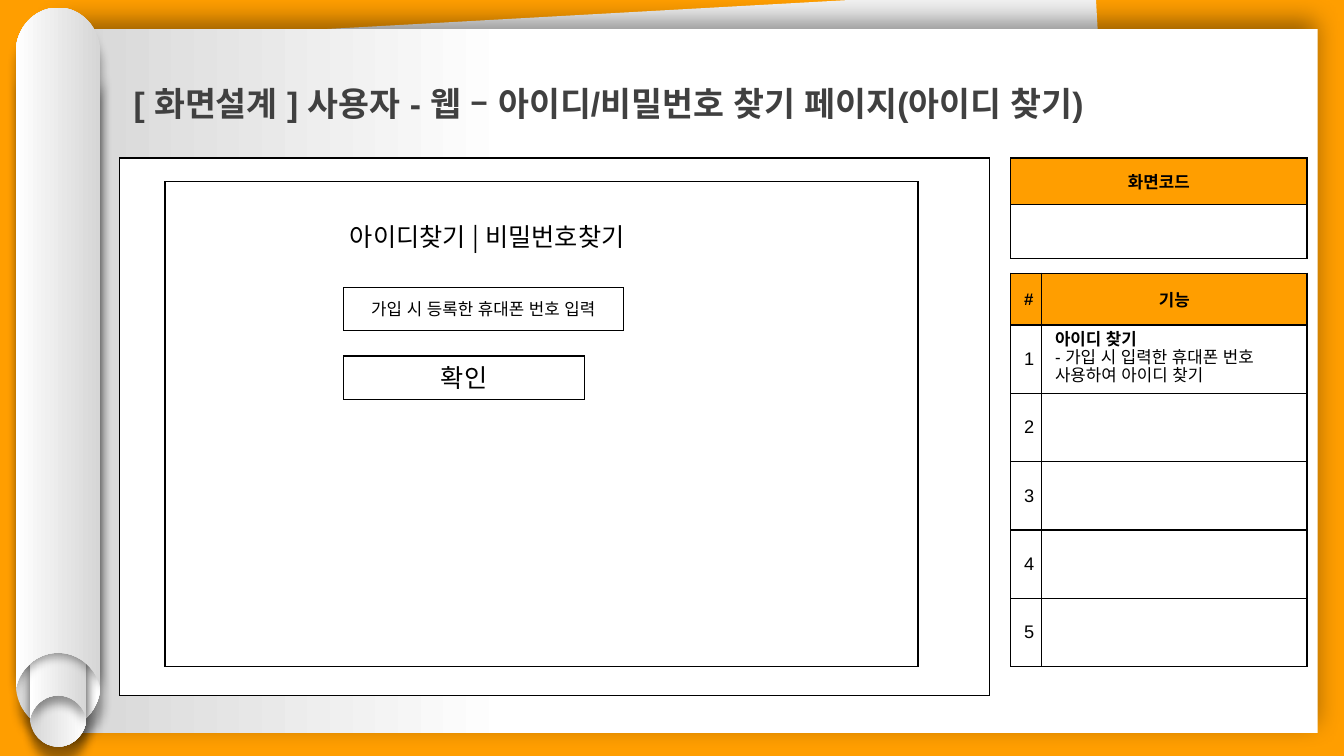
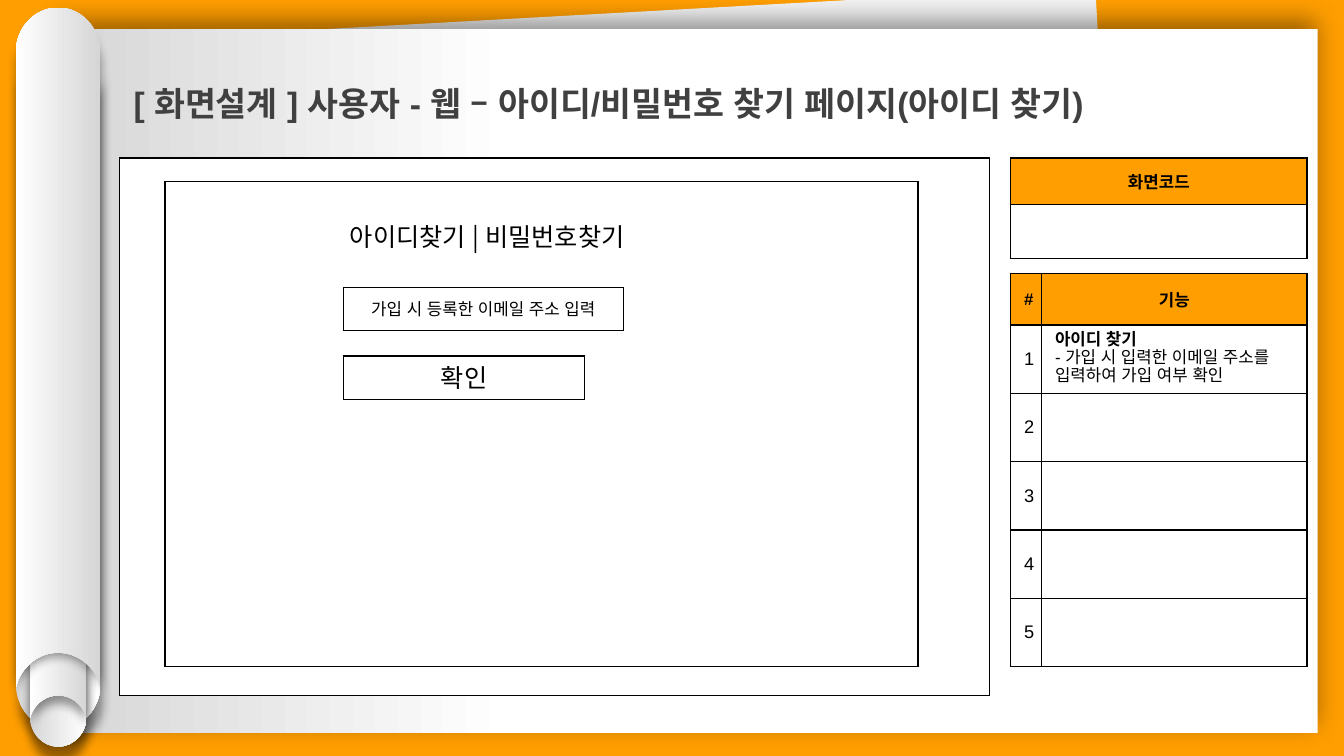
Before and after one commit to hhsw07/ezen-academy-projects, a slide deck: slide 5 of 0 발표용 파워포인트/project06 - 파워포인트 종합 - 형준.pptx. Drawn at 1344x756 pixels with LibreOffice and Linux fonts; fonts in the diff are those of the drawing. Boxes give left, top, right and bottom in pixels: in the first picture for what was removed or moved away, otherwise in the second. Text is boxed around its words. In the diff, an @@ line names an element or a change of style, - is before the commit and + after.

```diff
--- a/0 발표용 파워포인트/project06 - 파워포인트 종합 - 형준.pptx
+++ b/0 발표용 파워포인트/project06 - 파워포인트 종합 - 형준.pptx
@@ table at [1011,273,1308,666] @@
-row 2, column 2: 아이디 찾기 / - 가입 시 입력한 휴대폰 번호 사용하여 아이디 찾기
+row 2, column 2: 아이디 찾기 / - 가입 시 입력한 이메일 주소를 입력하여 가입 여부 확인
@@ text in rectangle at [371,301,595,317]: text changed @@
-가입 시 등록한 휴대폰 번호 입력
+가입 시 등록한 이메일 주소 입력
```
Also in this commit, not shown: 16 other slides changed, 5 slides added, 4 slides removed.
